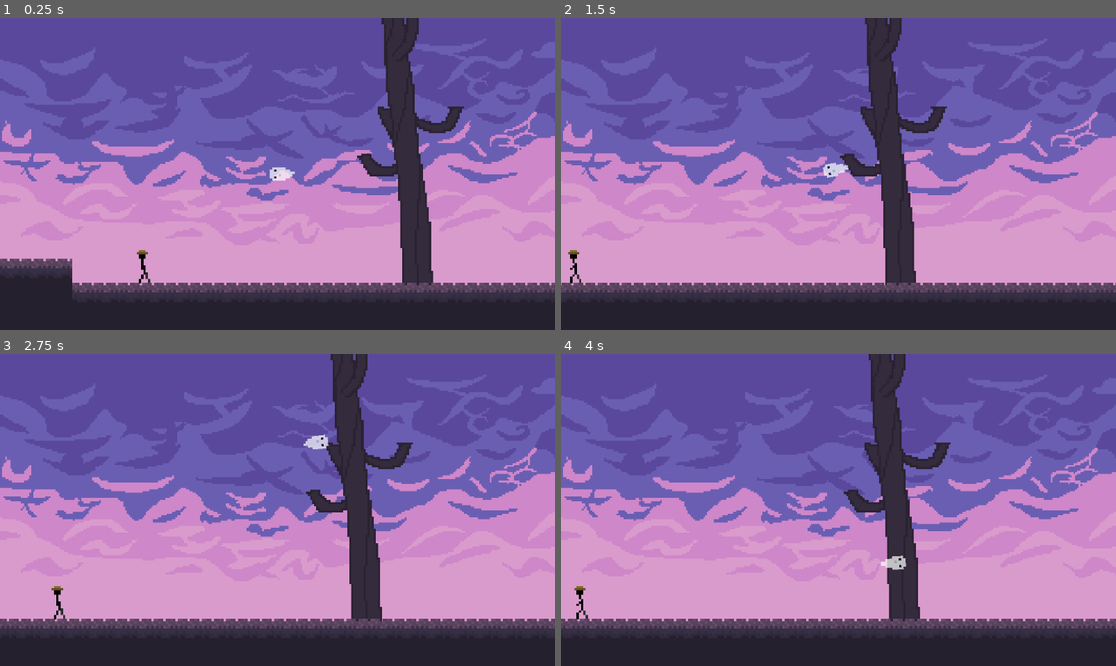
Above: before the commit, frames 1-4 (two rows, left to right).
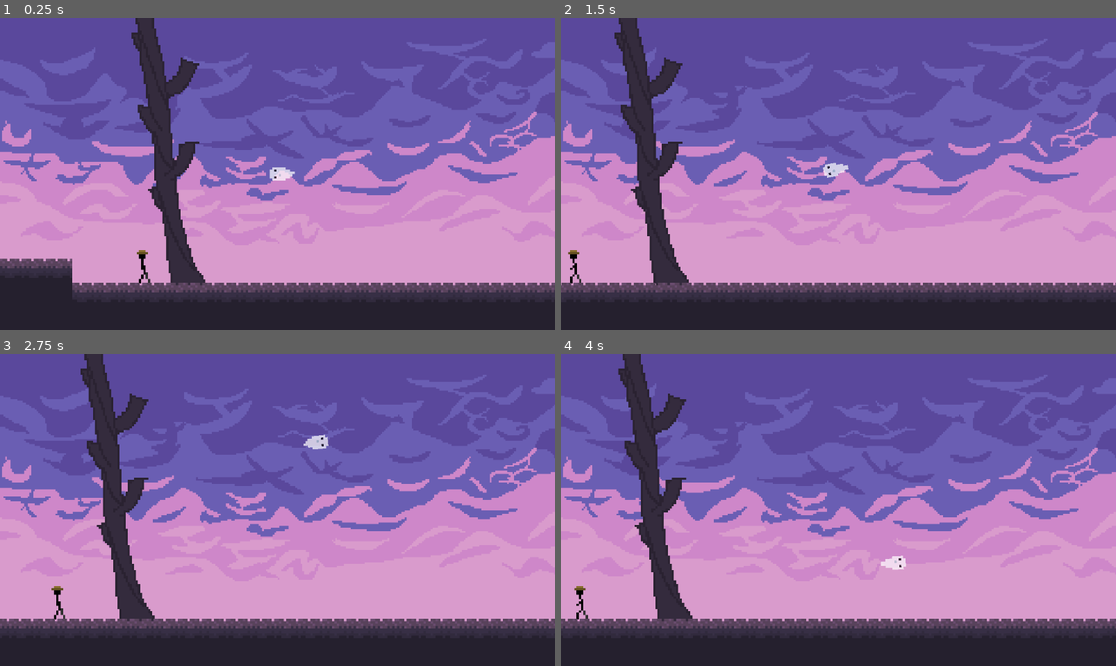
Above: after the commit, the same moments.

Repository: thbop/Spectre
Game: Godot game, scene res://Assets/Scene.tscn
Two runs of this game, one before a commit and one after it. Both use one fixed random seed, a clock stepped at 60 frames per second and the inputs below.
Inputs (mouse positions are in pixels of both pictures, inside the frame that each line leads up to):
- Up to frame 1 (0.25 s): no input
- Up to frame 2 (1.5 s): move the mouse to (960, 158) at 0.52 s; move the mouse to (727, 189) at 1.27 s
- Up to frame 3 (2.75 s): move the mouse to (333, 441) at 2.02 s
- Up to frame 4 (4 s): move the mouse to (810, 572) at 2.77 s; move the mouse to (1005, 556) at 3.52 s

The runs differ from the first frame. In frame 1, 9.4% of the frame differs, in the area x 23-84%, y 0-86%; in frame 2, 9.4%; in frame 3, 9.4%; in frame 4, 9.4%.

Commit message:
Added a somewhat dynamic way to load decos

Diff:
--- /dev/null
+++ b/Assets/Decos/LayerDeco.tscn
@@ -0,0 +1,10 @@
+[gd_scene load_steps=2 format=3 uid="uid://b83imlskdrgla"]
+
+[ext_resource type="Script" path="res://Assets/Scripts/Decos/LayerDeco.gd" id="1_y4gbi"]
+
+[node name="LayerDeco" type="ParallaxLayer"]
+scale = Vector2(4.26878, 4.26878)
+motion_scale = Vector2(0.6, 0.6)
+script = ExtResource("1_y4gbi")
+
+[node name="Sprite2D" type="Sprite2D" parent="."]
--- a/Assets/Scene.tscn
+++ b/Assets/Scene.tscn
@@ -5,7 +5,7 @@
 [ext_resource type="Texture2D" uid="uid://bardtsqsvwb4j" path="res://Assets/Graphics/Tiles/tiles.png" id="3_f0ltp"]
 [ext_resource type="Script" path="res://Assets/Scripts/Camera2D.gd" id="4_i6t0c"]
 [ext_resource type="Texture2D" uid="uid://dgeq5sqyamdbe" path="res://Assets/Graphics/Sketches/sky.png" id="5_5pj34"]
-[ext_resource type="Texture2D" uid="uid://cf2cswk3n2qmp" path="res://Assets/Graphics/Decos/tree.png" id="6_r8dor"]
+[ext_resource type="PackedScene" uid="uid://b83imlskdrgla" path="res://Assets/Decos/LayerDeco.tscn" id="5_fdum5"]
 
 [sub_resource type="TileSetAtlasSource" id="TileSetAtlasSource_q272p"]
 texture = ExtResource("3_f0ltp")
@@ -57,10 +57,6 @@
 texture = ExtResource("5_5pj34")
 centered = false
 
-[node name="TreeTest" type="ParallaxLayer" parent="ParallaxBackground"]
-position = Vector2(852, 265)
-scale = Vector2(4.26878, 4.26878)
-motion_scale = Vector2(0.6, 0.6)
-
-[node name="Sprite2D" type="Sprite2D" parent="ParallaxBackground/TreeTest"]
-texture = ExtResource("6_r8dor")
+[node name="LayerDeco" parent="ParallaxBackground" instance=ExtResource("5_fdum5")]
+position = Vector2(356, 280)
+metadata/DecoName = "tree2"
--- a/Assets/Scripts/Angel/Angel.gd
+++ b/Assets/Scripts/Angel/Angel.gd
@@ -4,7 +4,7 @@
 const SPEED: int = 100
 
 
-func _physics_process(delta: float) -> void:
+func _physics_process(_delta: float) -> void:
 	var toMouse: Vector2 = ( get_global_mouse_position() - position ).normalized()
 	var toMouseRot: float = atan2( toMouse.y, toMouse.x )
 	var toMouseDis: float = position.distance_to( get_global_mouse_position() )
--- /dev/null
+++ b/Assets/Scripts/Decos/LayerDeco.gd
@@ -0,0 +1,7 @@
+extends ParallaxLayer
+@onready var tex = $Sprite2D
+
+# Called when the node enters the scene tree for the first time.
+func _ready() -> void:
+	tex.texture = load("res://Assets/Graphics/Decos/" + get_meta("DecoName") + ".png")
+	#print(tex.texture)
--- a/Assets/Scripts/Jeff.gd
+++ b/Assets/Scripts/Jeff.gd
@@ -20,7 +20,7 @@
 
 	var lastCollision: KinematicCollision2D = get_last_slide_collision()
 	if lastCollision:
-		var dirX: int = lastCollision.get_normal().x
+		var dirX: float = lastCollision.get_normal().x
 		if dirX:
 			velocity.x = SPEED * dirX
 
Binary file added: Assets/Graphics/Decos/tree2.png
Not shown, added: Assets/Graphics/Decos/tree2.png.import
Binary file changed: Assets/Graphics/Sketches/sketch.ase
